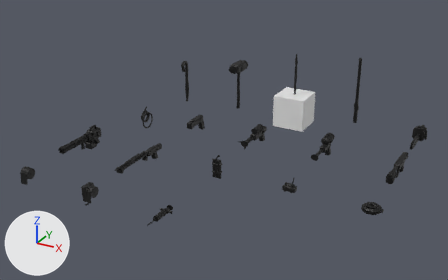
The Blender file assets/weapons/comic_weapons.blend: old version first, new version second.
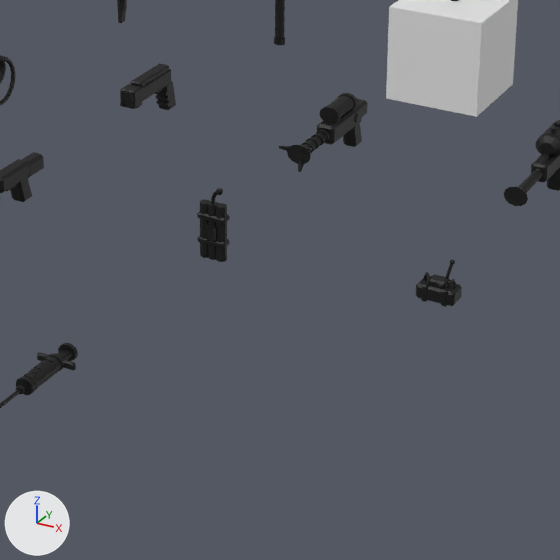
There are two pictures of each version: one whole from a camera (50 mm lens) standing at (13.94, -34.61, 14.07) and looking at (-0.64, -8.08, 0.81), one close up on the part from 33% to 73% of the width and 34% to 98% of the height. The lights are fixed; the arrows at lower left show +X, +Y and +Z. The last two pictures show the newer version.

In view in the first close-up: 'Boilgun', 'C4', 'Cube', 'Frostgun', 'Harpoon', 'Syringe', 'TNT', 'Taser' and 3 more.
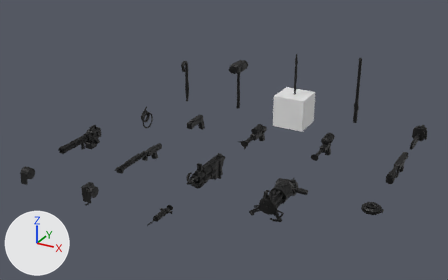
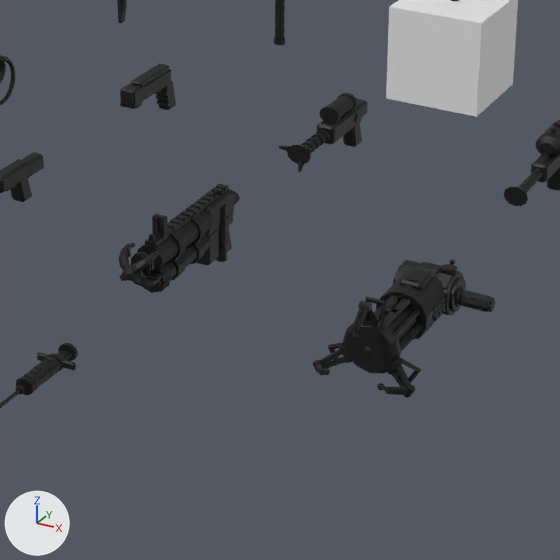
Where the change shows, as pixel boxes (x1, y1, x2, y2) in the close-ups (560 x 560 px):
'Gravgun', added: after (312, 260, 495, 398)
'Grapple', added: after (119, 184, 240, 293)
'TNT', unchanged, covered by the edit: before (197, 188, 230, 262); after (213, 188, 230, 262)

The change in detail:
Mesh me_grapple is new.
It has 2172 vertices, 1698 faces and spans x -0.3..0.29, y -2.68..0.7, z -0.43..1.08.
It uses material mat_weaponvertexcolor.
Mesh me_gravgun is new.
It has 3116 vertices, 2252 faces and spans x -0.81..1.05, y -3.1..0.24, z -0.27..1.11.
It uses material mat_weaponvertexcolor.
Object 'Grapple' (ob_grapple) is new; it shows me_grapple.
Its location is (0.0, -10.0, 0.0).
Object 'Gravgun' (ob_gravgun) is new; it shows me_gravgun.
Its location is (4.0, -10.0, 0.0).
